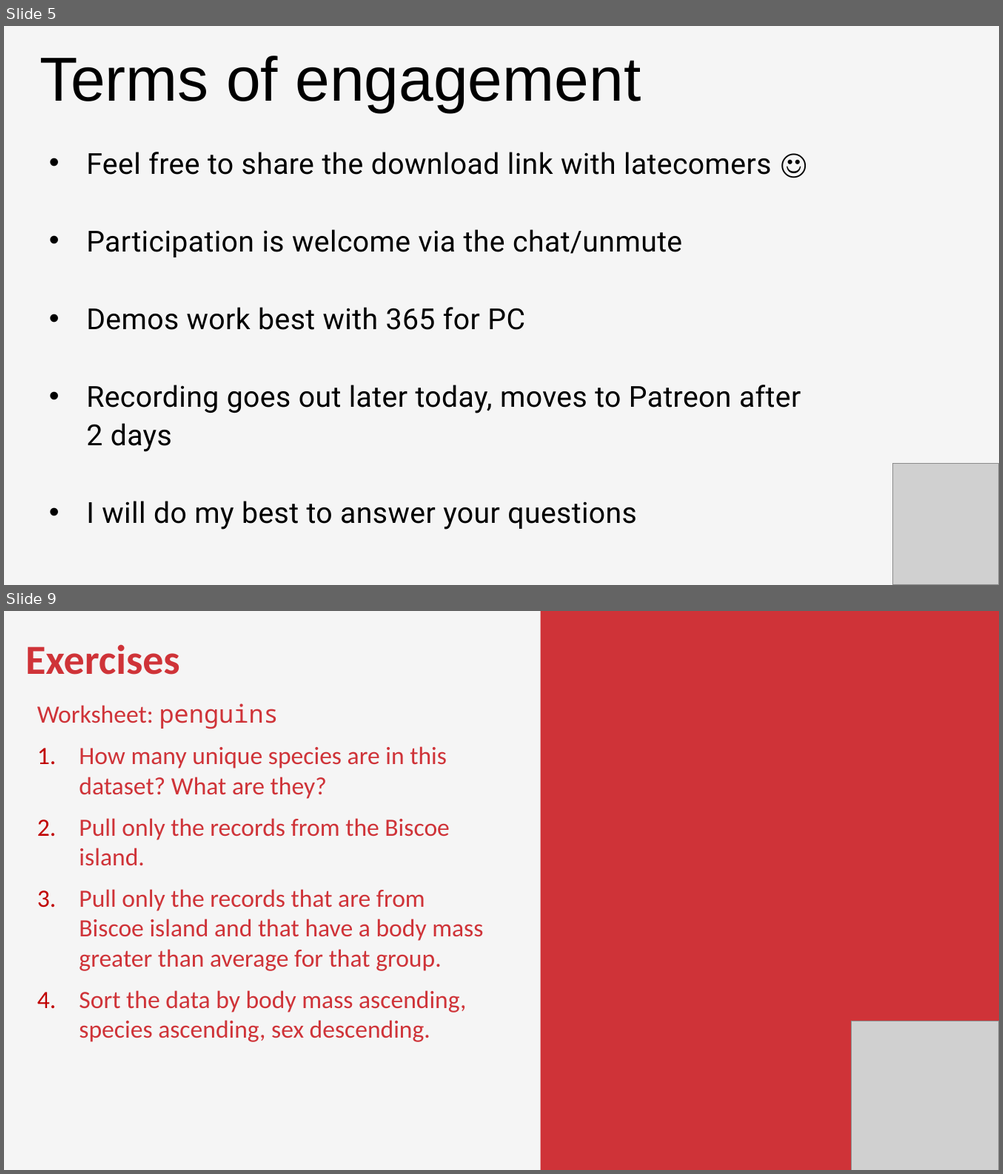
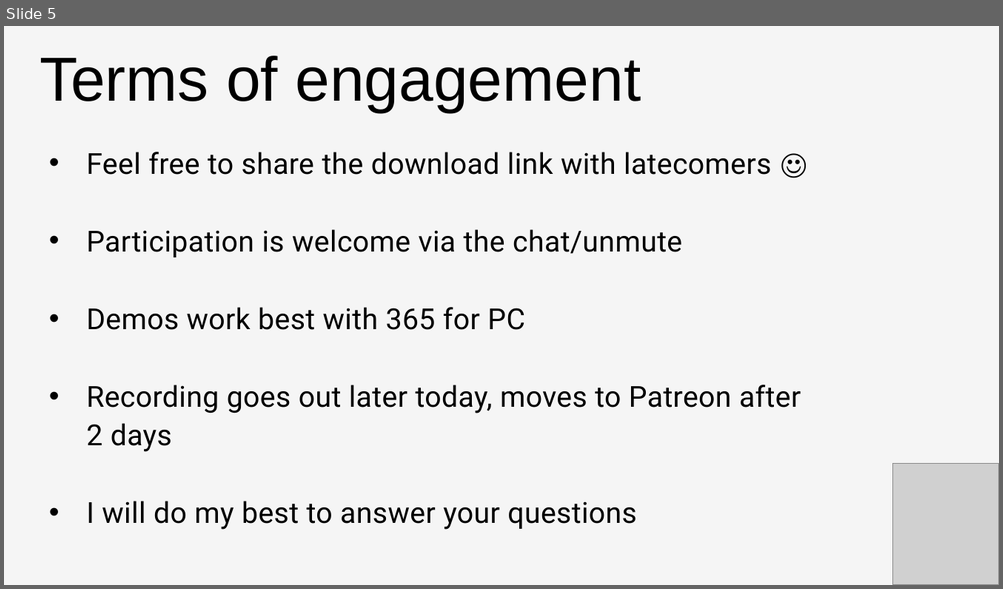
Before and after one commit to stringfestdata/first-steps-pivot-tables-excel, a slide deck: intro-pivot-tables-slides.pptx. Shown one above the other, each under a label of ours: slides 5 and 9 before the commit, slide 5 after it; the slides between them are not shown. The pictures are 1003x1174 and 1003x589 pixels, drawn with LibreOffice and Linux fonts; fonts in the diff are those of the drawing; grey boxes stand for pictures. Boxes give left, top, right and bottom in pixels: in the first picture for what was removed or moved away, otherwise in the second. Text is boxed around its words. In the diff, an @@ line names an element or a change of style, - is before the commit and + after.

```diff
--- a/intro-pivot-tables-slides.pptx
+++ b/intro-pivot-tables-slides.pptx
@@ slide 9 removed at [4,611,999,1170], background #F5F5F5 @@
@@ rectangle removed at [540,611,999,1170] @@
@@ text removed at [25,644,483,1042] @@
-Exercises
-Worksheet: penguins
-1. How many unique species are in this dataset? What are they?
-2. Pull only the records from the Biscoe island.
-3. Pull only the records that are from Biscoe island and that have a body mass greater than average for that group.
-4. Sort the data by body mass ascending, species ascending, sex descending.
@@ picture removed at [851,1022,999,1170] @@
```
Also in this commit, not shown: 1 slide changed, 9 slides added, 7 other slides removed, 23 other files.
